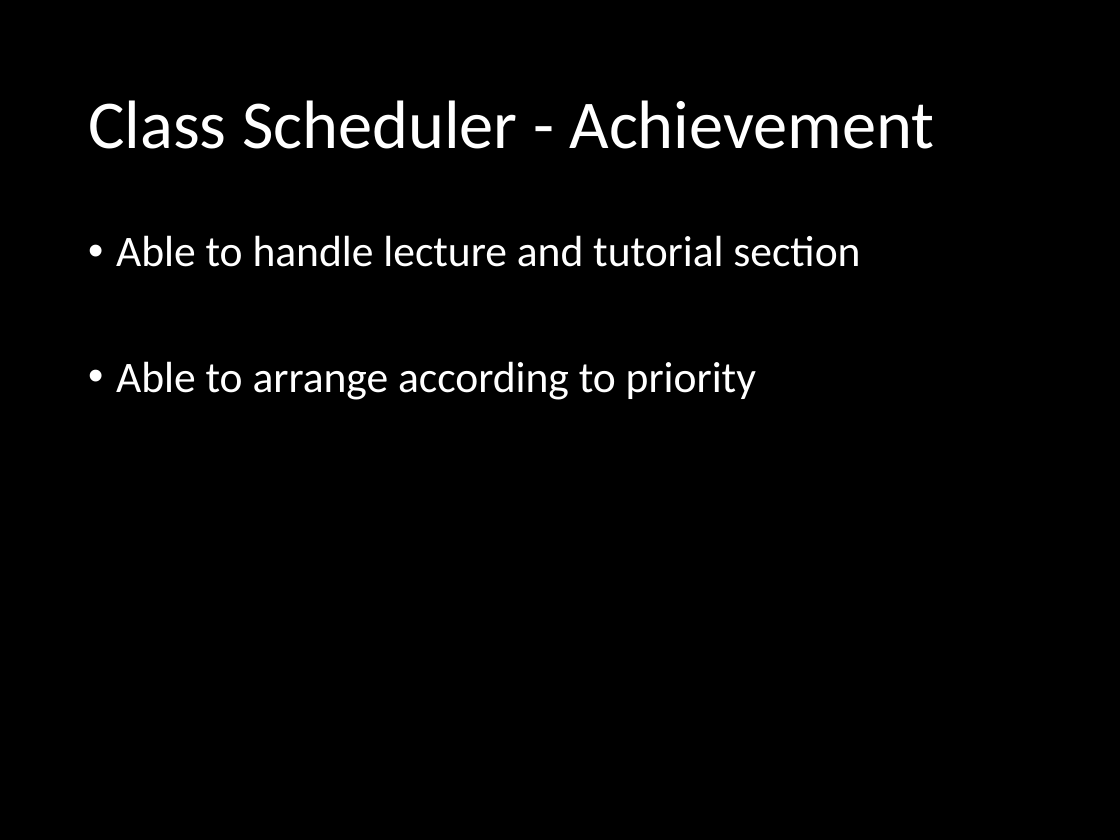
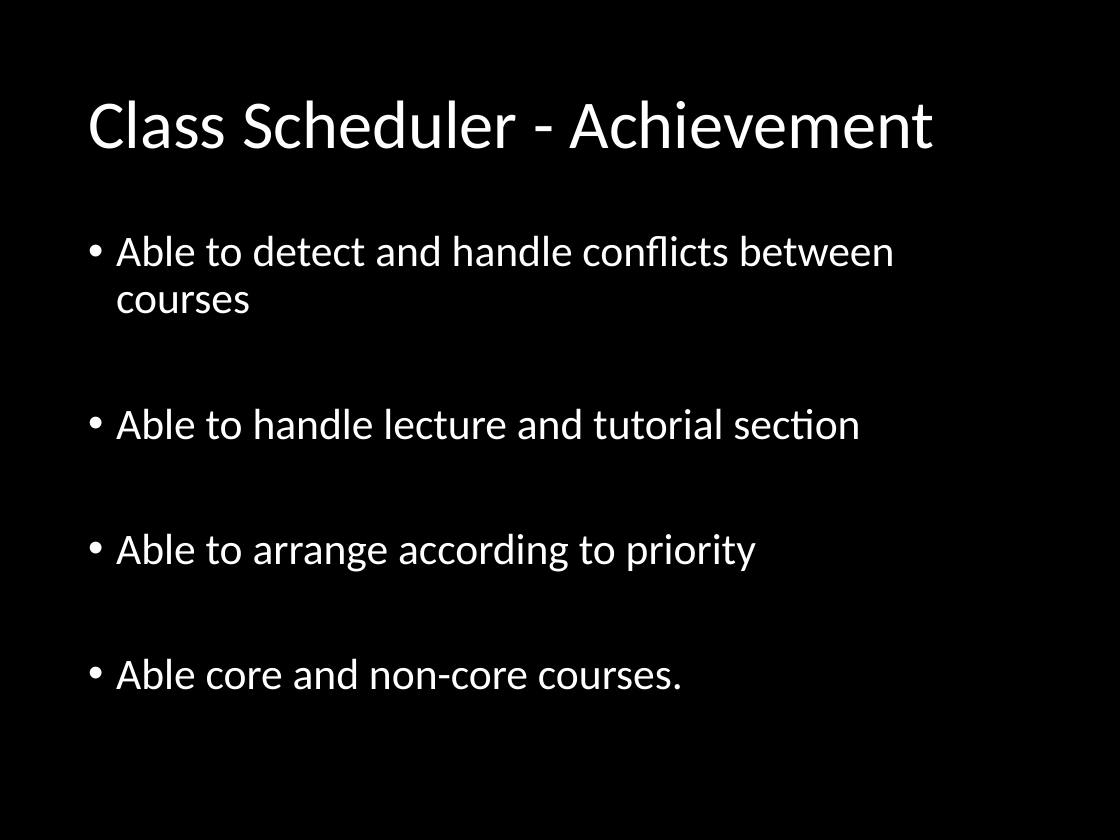
Before and after one commit to hmchan83/cs3343-2014a-g6, a slide deck: slide 5 of PM docs/Presentation.pptx. Drawn at 1120x840 pixels with LibreOffice and Linux fonts; fonts in the diff are those of the drawing. Boxes give left, top, right and bottom in pixels: in the first picture for what was removed or moved away, otherwise in the second. Text is boxed around its words. In the diff, an @@ line names an element or a change of style, - is before the commit and + after.

```diff
--- a/PM docs/Presentation.pptx
+++ b/PM docs/Presentation.pptx
@@ text at (116,235,895,314): paragraph added @@
+• Able to detect and handle conflicts between courses
@@ text at (116,658,683,690): paragraph added @@
+• Able core and non-core courses.
```
Also in this commit, not shown: 1 slide added, 1 other file.
